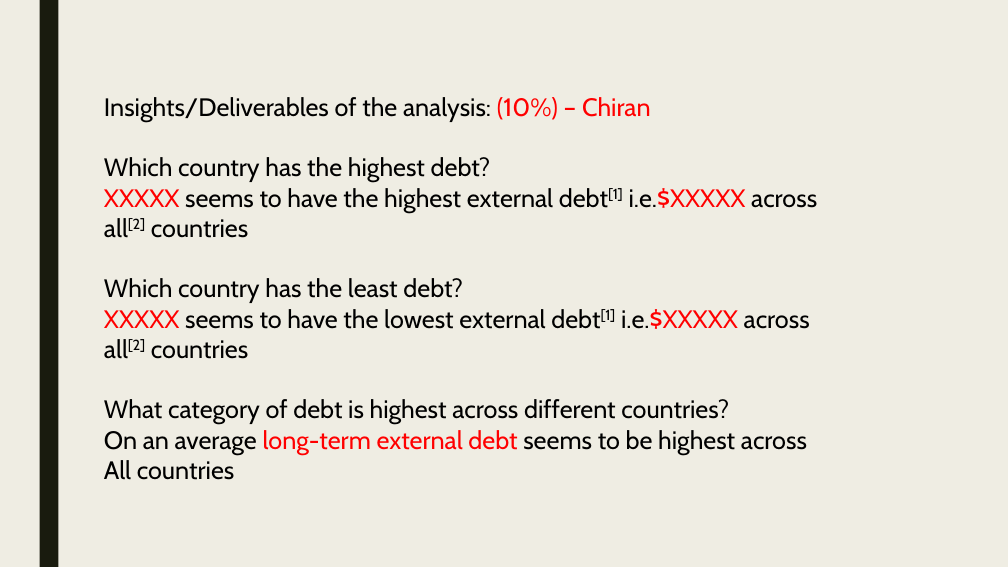
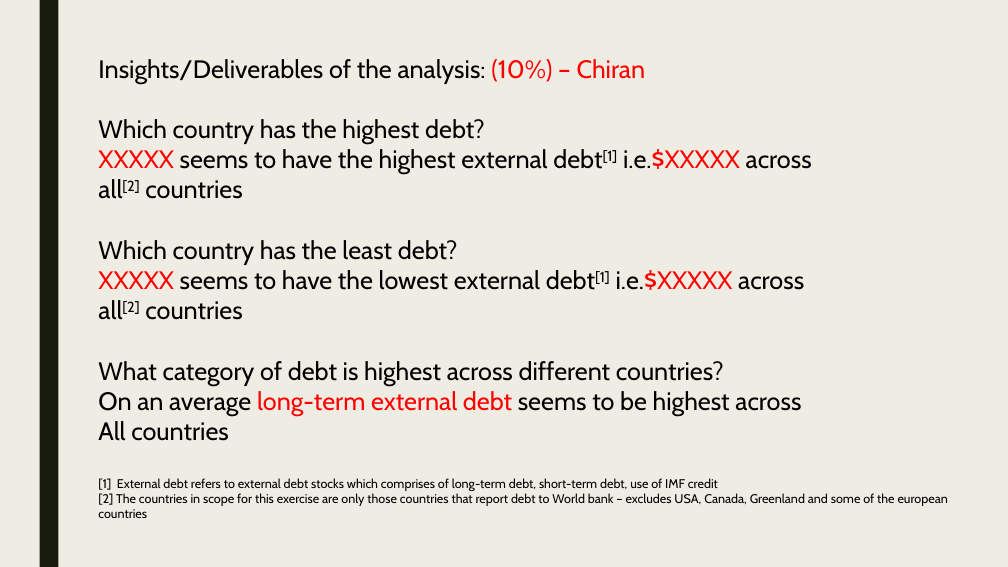
Before and after one commit to skc00/DBMS-Term-Project, a slide deck: slide 5 of Term Presentation MSDS7330-404 GrpB.pptx. Drawn at 1008x567 pixels with LibreOffice and Linux fonts; fonts in the diff are those of the drawing. Boxes give left, top, right and bottom in pixels: in the first picture for what was removed or moved away, otherwise in the second. Text is boxed around its words. In the diff, an @@ line names an element or a change of style, - is before the commit and + after.

Commit message:
Update footnotes in insights
Updated definition of countries and debt

```diff
--- a/Term Presentation MSDS7330-404 GrpB.pptx
+++ b/Term Presentation MSDS7330-404 GrpB.pptx
@@ text "Insights/Deliverables of the analysis: (10%) ..." moved from (x1=104, y1=97, x2=817, y2=480) to (x1=98, y1=59, x2=948, y2=518) @@
@@ text at (x1=98, y1=478, x2=948, y2=518): paragraphs added @@
+[1] External debt refers to external debt stocks which comprises of long-term debt, short-term debt, use of IMF credit
+[2] The countries in scope for this exercise are only those countries that report debt to World bank – excludes USA, Canada, Greenland and some of the european countries
```
Also in this commit, not shown: 1 other slide changed.
